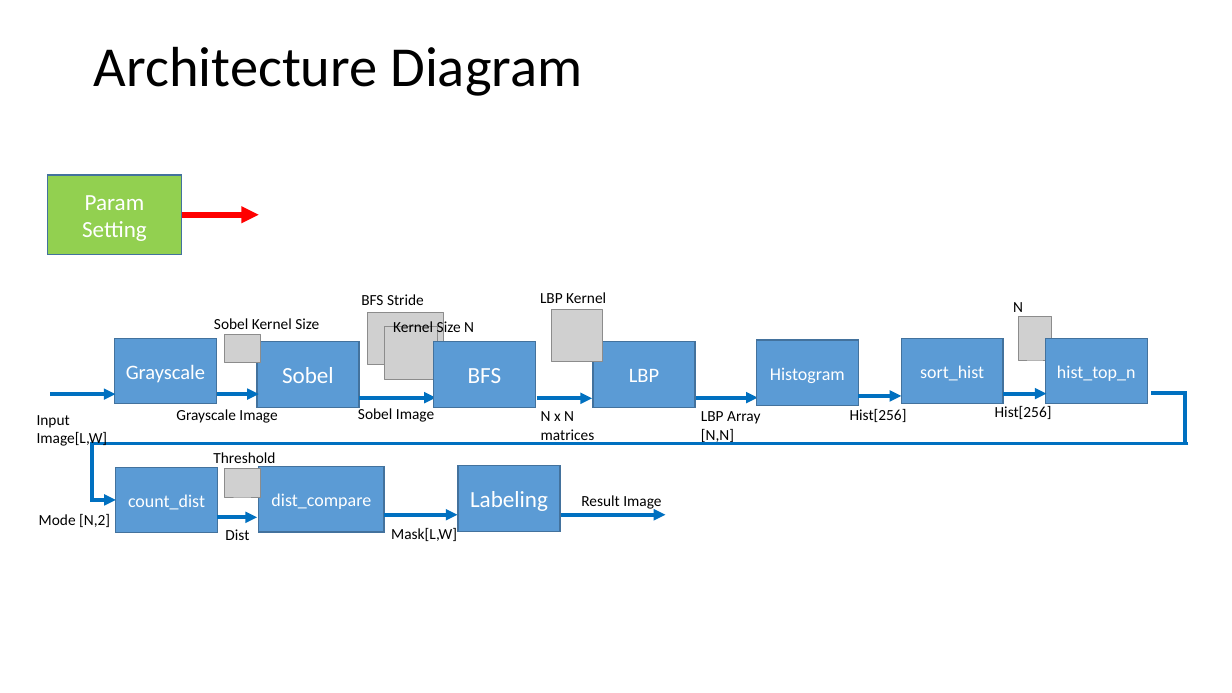
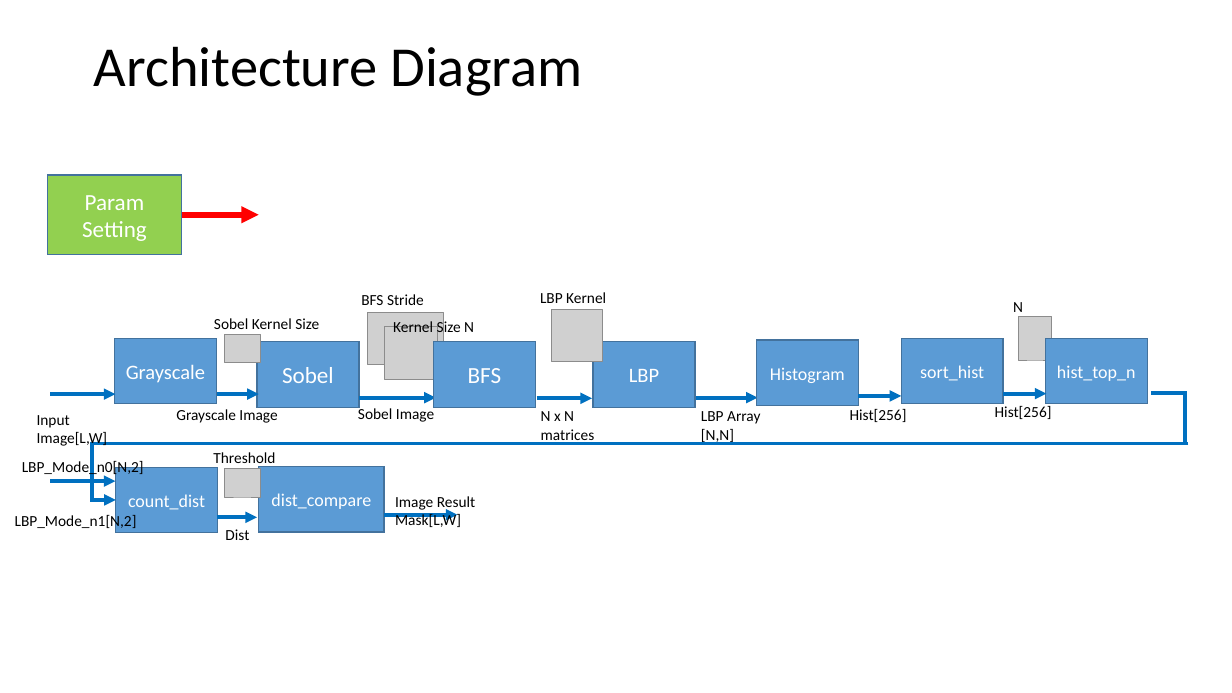
Before and after one commit to kennygnw/road_segmentation_hw, a slide deck: slide 4 of Image Segmentation of Concrete Roads.pptx. Drawn at 1232x693 pixels with LibreOffice and Linux fonts; fonts in the diff are those of the drawing; grey boxes stand for pictures. Boxes give left, top, right and bottom in pixels: in the first picture for what was removed or moved away, otherwise in the second. Text is boxed around its words. In the diff, an @@ line names an element or a change of style, - is before the commit and + after.

```diff
--- a/Image Segmentation of Concrete Roads.pptx
+++ b/Image Segmentation of Concrete Roads.pptx
@@ text added at box(22, 459, 144, 477), 12 pt, text #000000 @@
+LBP_Mode_n0[N,2]
@@ rectangle removed at box(458, 466, 560, 531) @@
-Labeling
@@ arrow added from (50, 482) to (116, 482), #0070C0 3 pt @@
@@ text at box(395, 496, 475, 527): text changed @@
-Mask[L,W]
+Image Result Mask[L,W]
@@ text removed at box(581, 495, 661, 510) @@
-Result Image
@@ text at box(15, 513, 137, 531): text changed @@
-Mode [N,2]
+LBP_Mode_n1[N,2]
@@ arrow removed from (561, 515) to (665, 515) @@
```
Also in this commit, not shown: 3 other slides changed, 3 slides added, 1 slide removed, 1 other file.
